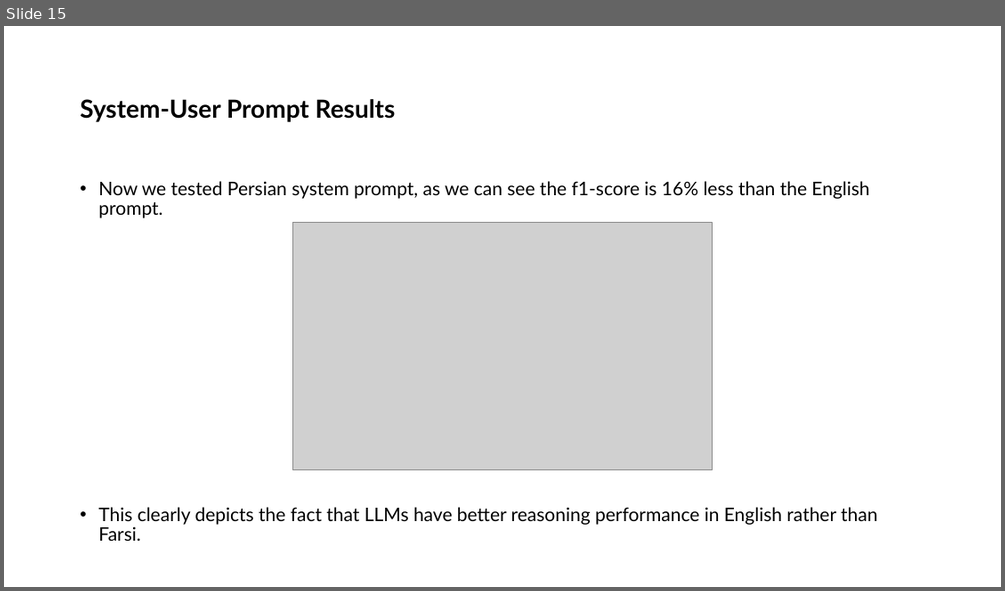
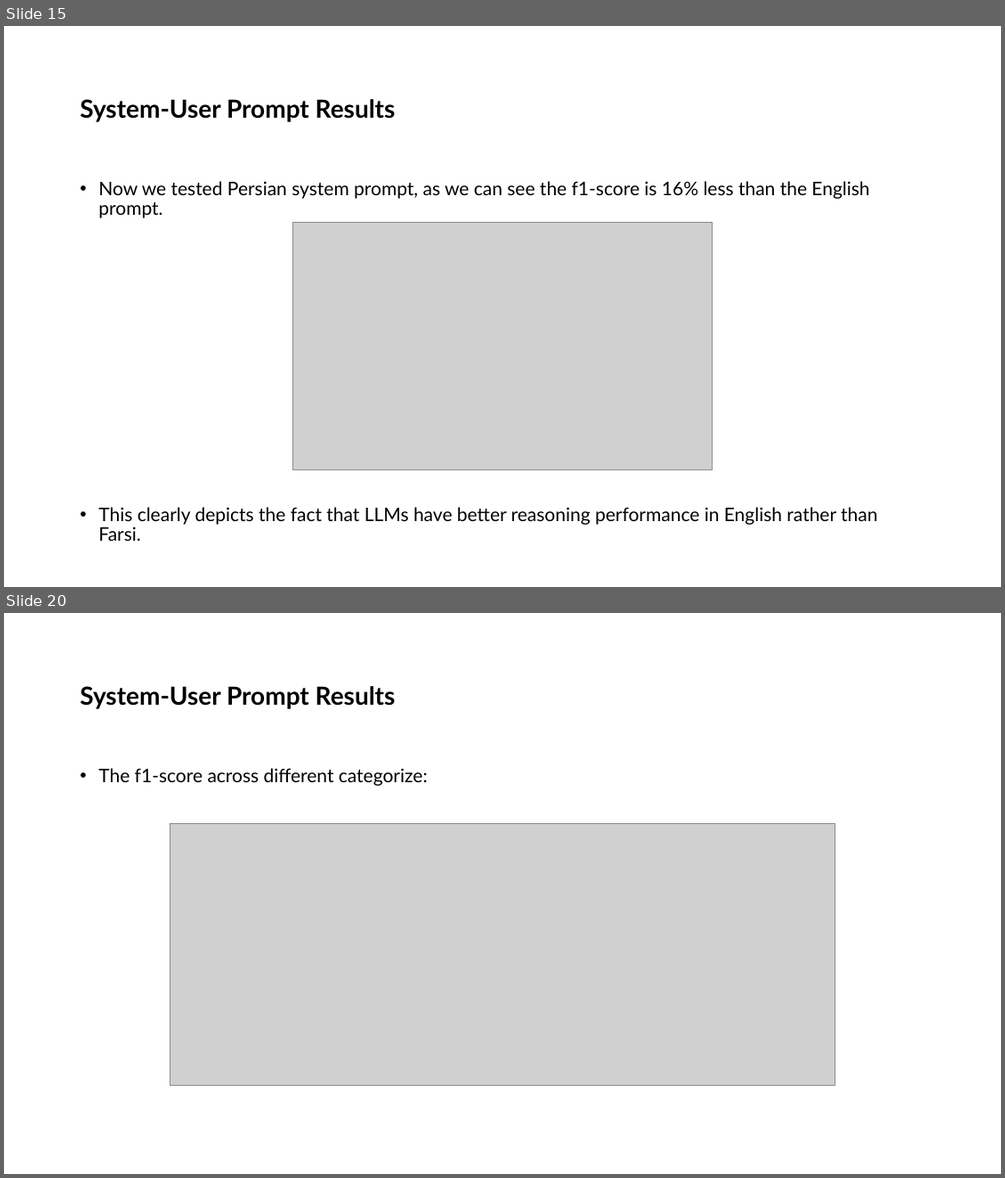
Before and after one commit to ShayanSalehi81/BachelorProject, a slide deck: Slides/System-User Prompt Design.pptx. Shown one above the other, each under a label of ours: slide 15 before the commit, slides 15 and 20 after it; the slides between them are not shown. The pictures are 1005x591 and 1005x1178 pixels, drawn with LibreOffice and Linux fonts; fonts in the diff are those of the drawing; grey boxes stand for pictures. Boxes give left, top, right and bottom in pixels: in the first picture for what was removed or moved away, otherwise in the second. Text is boxed around its words. In the diff, an @@ line names an element or a change of style, - is before the commit and + after.

```diff
--- a/Slides/System-User Prompt Design.pptx
+++ b/Slides/System-User Prompt Design.pptx
@@ slide 20 added at [4, 613, 1001, 1174], background #FFFFFF @@
@@ title added at [80, 686, 396, 709], 24 pt, text #000000, bold @@
+System-User Prompt Results
@@ text added at [98, 768, 428, 786], 18 pt, text #000000 @@
+• The f1-score across different categorize:
@@ picture added at [170, 823, 834, 1085] @@
```
Also in this commit, not shown: 8 other slides added, 1 other file.
